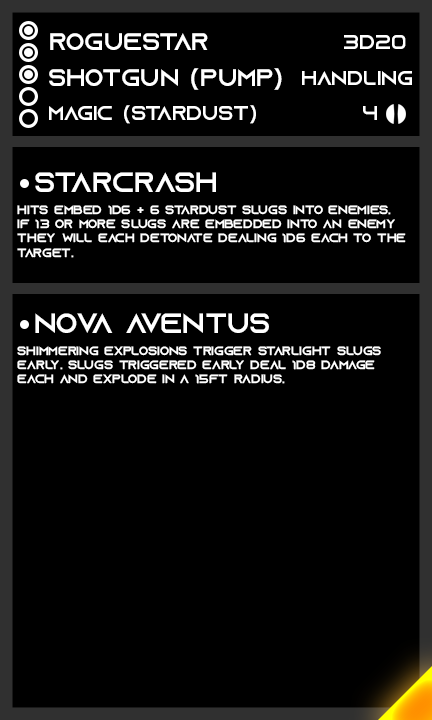
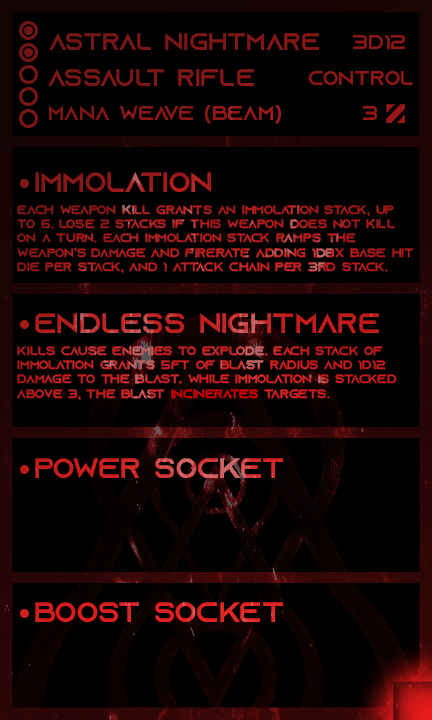
Layer changes from the first (432, 720) image to the second:
showed group "Signatures" (3 layers) over [0, 0, 432, 720]
added layer "Layer 9" (color dodge, 32%) in group "Signatures" over [0, 80, 432, 720]
painted on "Gradient" over [0, 0, 432, 720]
hid "Legendary" over [378, 666, 432, 720]
showed "Anti Tank" over [386, 104, 405, 123]
hid "Standard" over [386, 104, 406, 124]
painted on "AP" over [363, 106, 377, 120]
renamed "handling" to "control", painted on it over [302, 71, 413, 85]
renamed "3d20" to "3d12", painted on it over [344, 35, 406, 50]
renamed "magic (stardust)" to "mana weave (beam)", painted on it over [49, 105, 281, 124]
painted on "archetype" over [48, 68, 282, 90]
renamed "roguestar" to "astral nightmare", painted on it over [49, 33, 319, 50]
hid "3" over [24, 70, 33, 79]
renamed "hits embed 1d6 + 6 stardust slugs into enemies. if 13 or more s" to "each weapon kill grants an immolation stack, up to 6. lose 2 s", painted on it over [17, 205, 414, 273]
renamed "starcrash" to "immolation", painted on it over [35, 172, 216, 192]
renamed "shimmering explosions trigger starlight slugs early. slugs trig" to "kills cause enemies to explode. each stack of immolation grant", painted on it over [17, 346, 397, 400]
renamed "nova aventus" to "endless nightmare", painted on it over [35, 313, 379, 333]
showed group "Mod Slot 3" (4 layers) over [0, 427, 432, 515]
renamed "800 rpm" to "power socket", painted on it over [35, 458, 283, 478]
showed group "Mod Slot 4" (4 layers) over [0, 572, 432, 645]
renamed "1200 rpm" to "boost socket", painted on it over [35, 602, 283, 623]
showed "Signature" over [7, 313, 424, 713]